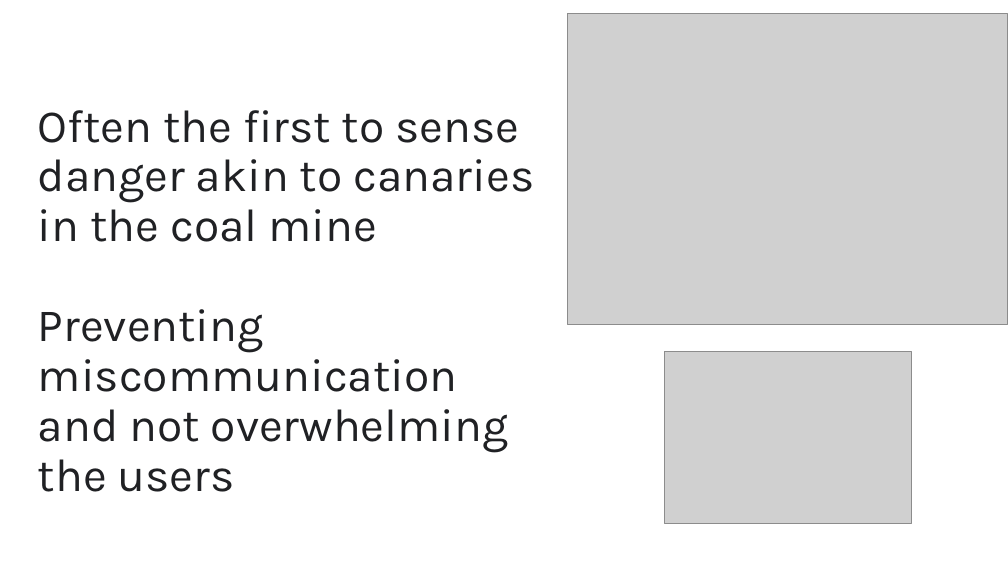
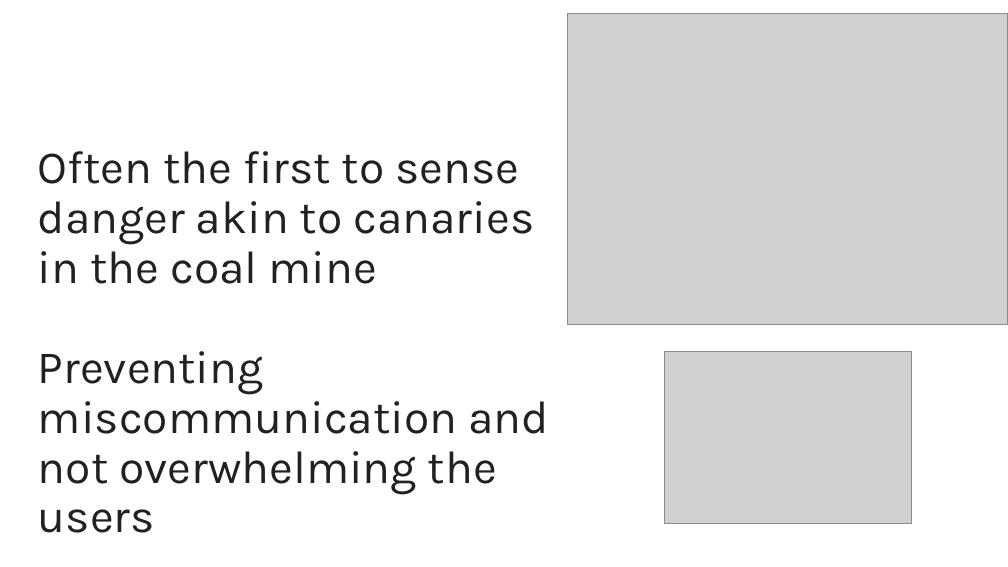
Before and after one commit to vaishnavitv/Assets-and-Publications, a slide deck: slide 25 of Speaking-Engagements/2024/Vancouver.dev/Presentation/ND-Product-Design.pptx (slide 21 before the commit). Drawn at 1008x567 pixels with LibreOffice and Linux fonts; fonts in the diff are those of the drawing; grey boxes stand for pictures. Boxes give left, top, right and bottom in pixels: in the first picture for what was removed or moved away, otherwise in the second. Text is boxed around its words. In the diff, an @@ line names an element or a change of style, - is before the commit and + after.

```diff
--- a/Speaking-Engagements/2024/Vancouver.dev/Presentation/ND-Product-Design.pptx
+++ b/Speaking-Engagements/2024/Vancouver.dev/Presentation/ND-Product-Design.pptx
@@ title "Often the first to sense ..." rewrapped from [38,110,534,492] to [38,151,549,533] @@
```
Also in this commit, not shown: 3 other slides changed, 6 slides added, 2 slides removed, 1 other file.
